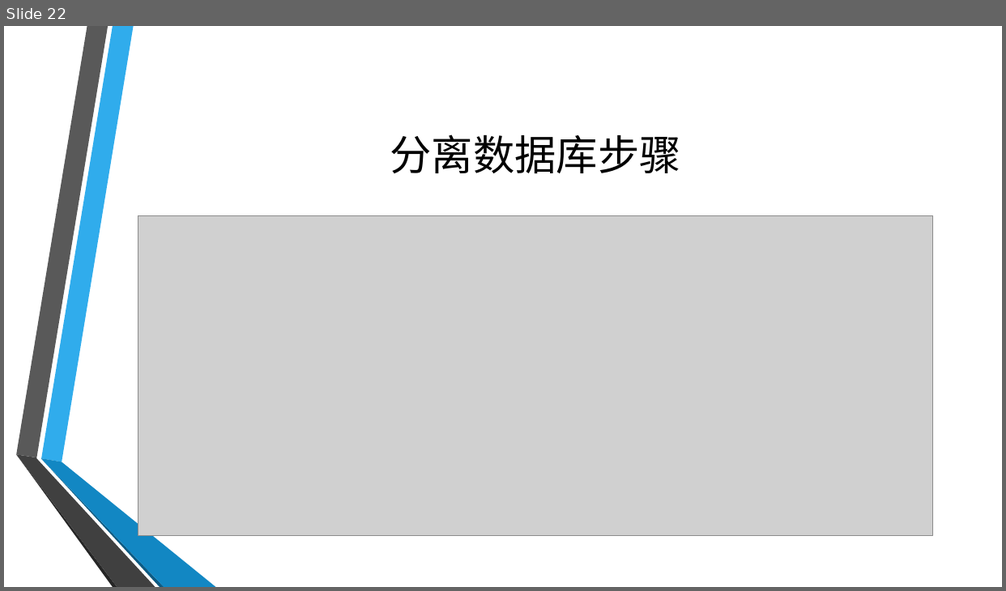
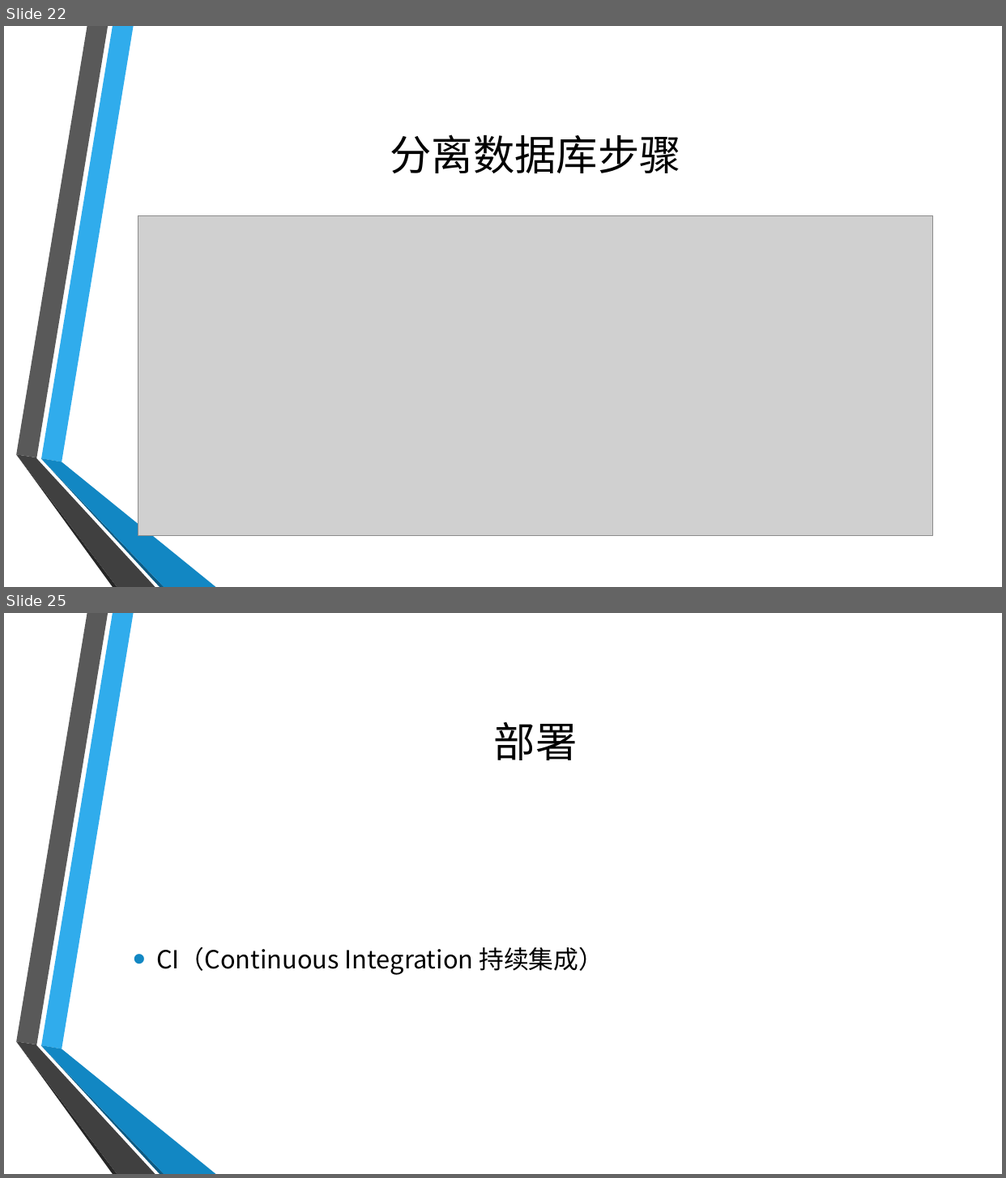
Before and after one commit to GloryXu/spring-cloud, a slide deck: Micro Service.pptx. Shown one above the other, each under a label of ours: slide 22 before the commit, slides 22 and 25 after it; the slides between them are not shown. The pictures are 1006x591 and 1006x1178 pixels, drawn with LibreOffice and Linux fonts; fonts in the diff are those of the drawing; grey boxes stand for pictures; background and template pictures are left out. Boxes give left, top, right and bottom in pixels: in the first picture for what was removed or moved away, otherwise in the second. Text is boxed around its words. In the diff, an @@ line names an element or a change of style, - is before the commit and + after.

```diff
--- a/Micro Service.pptx
+++ b/Micro Service.pptx
@@ slide 25 added at (x1=4, y1=613, x2=1002, y2=1174), background picture (left out); not listed: 6 template elements that a slide beside it also shows @@
@@ title added at (x1=494, y1=722, x2=577, y2=760), 40 pt, text #000000 @@
+部署
@@ text added at (x1=156, y1=947, x2=603, y2=975), 24 pt, text #000000 @@
+• CI（Continuous Integration 持续集成）
```
Also in this commit, not shown: 1 slide changed, 3 other slides added.
